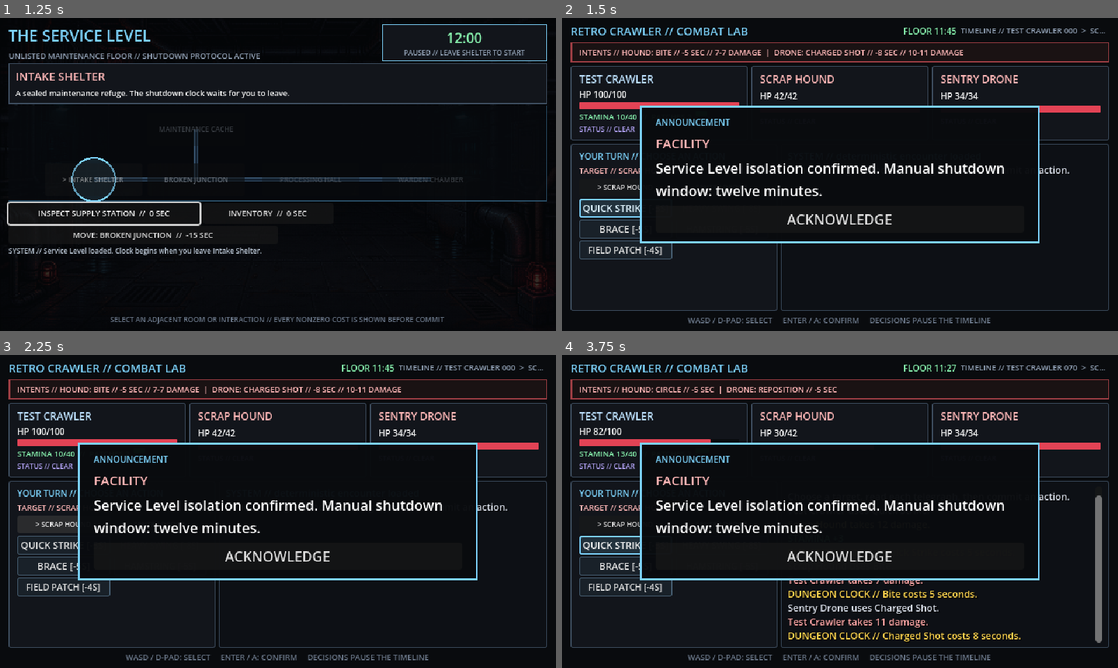
Above: before the commit, frames 1-4 (two rows, left to right).
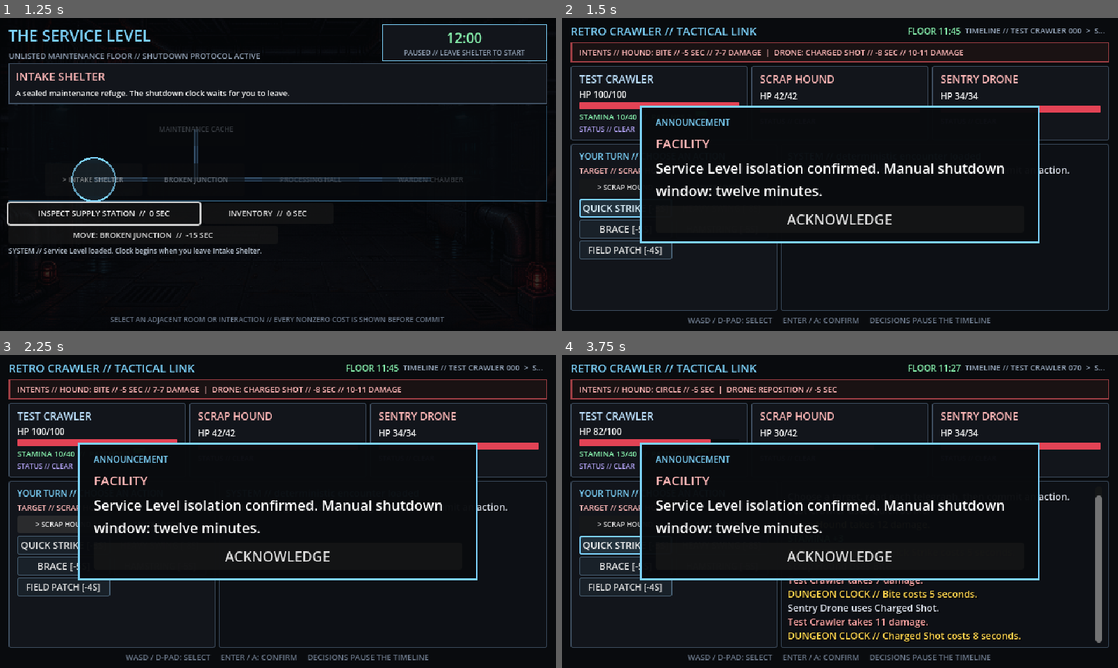
Above: after the commit, the same moments.

Repository: mtmann213/retro-crawler
Game: Godot game, scene res://main/main.tscn
The game is run twice, just before and just after one commit, with the same random seed, the same clock (stepped at 60 frames per second) and the same inputs.
Inputs:
- Up to frame 1 (1.25 s): click "NEW GAME" at 0.5 s
- Up to frame 2 (1.5 s): click "BROKEN JUNCTION" at 1.25 s
- Up to frame 3 (2.25 s): click "> SCRAP HOUND" at 2 s
- Up to frame 4 (3.75 s): click "SENTRY DRONE" at 2.75 s; click "QUICK STRIKE [-5S]" at 3.5 s

Frame 1 is identical in both runs. In frame 2, 0.6% of the frame differs, in the area x 20-98%, y 3-6%; in frame 3, 0.6%; in frame 4, 0.6%.

Commit message:
Finalize release candidate labeling

Diff:
--- a/scenes/combat/combat_screen.tscn
+++ b/scenes/combat/combat_screen.tscn
@@ -121,7 +121,7 @@
 layout_mode = 2
 theme_override_colors/font_color = Color(0.49, 0.827, 0.988, 1)
 theme_override_font_sizes/font_size = 13
-text = "RETRO CRAWLER // COMBAT LAB"
+text = "RETRO CRAWLER // TACTICAL LINK"
 
 [node name="HeaderSpacer" type="Control" parent="Margin/Layout/Header"]
 layout_mode = 2
Not shown, changed: LICENSES.md
